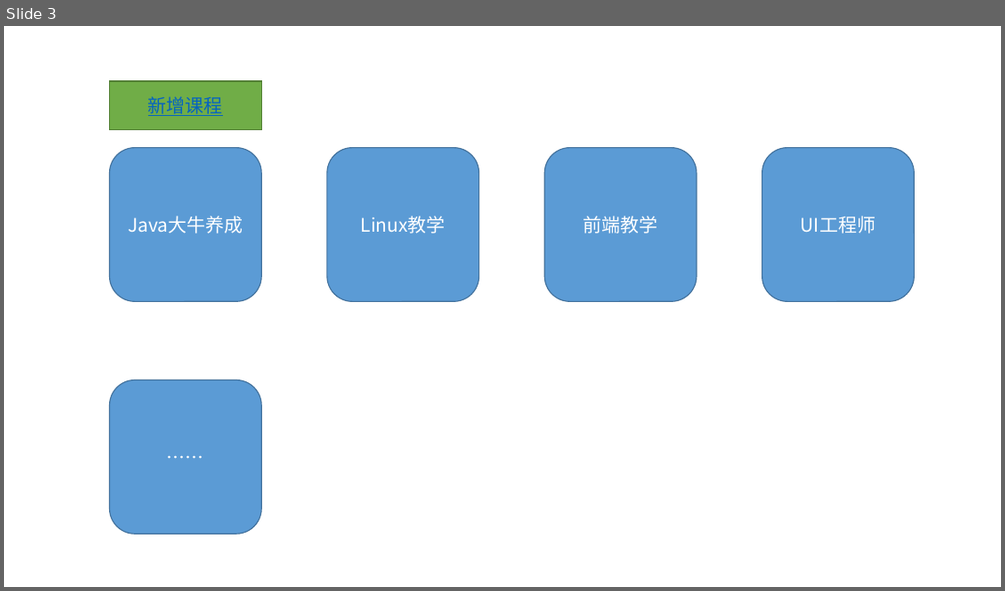
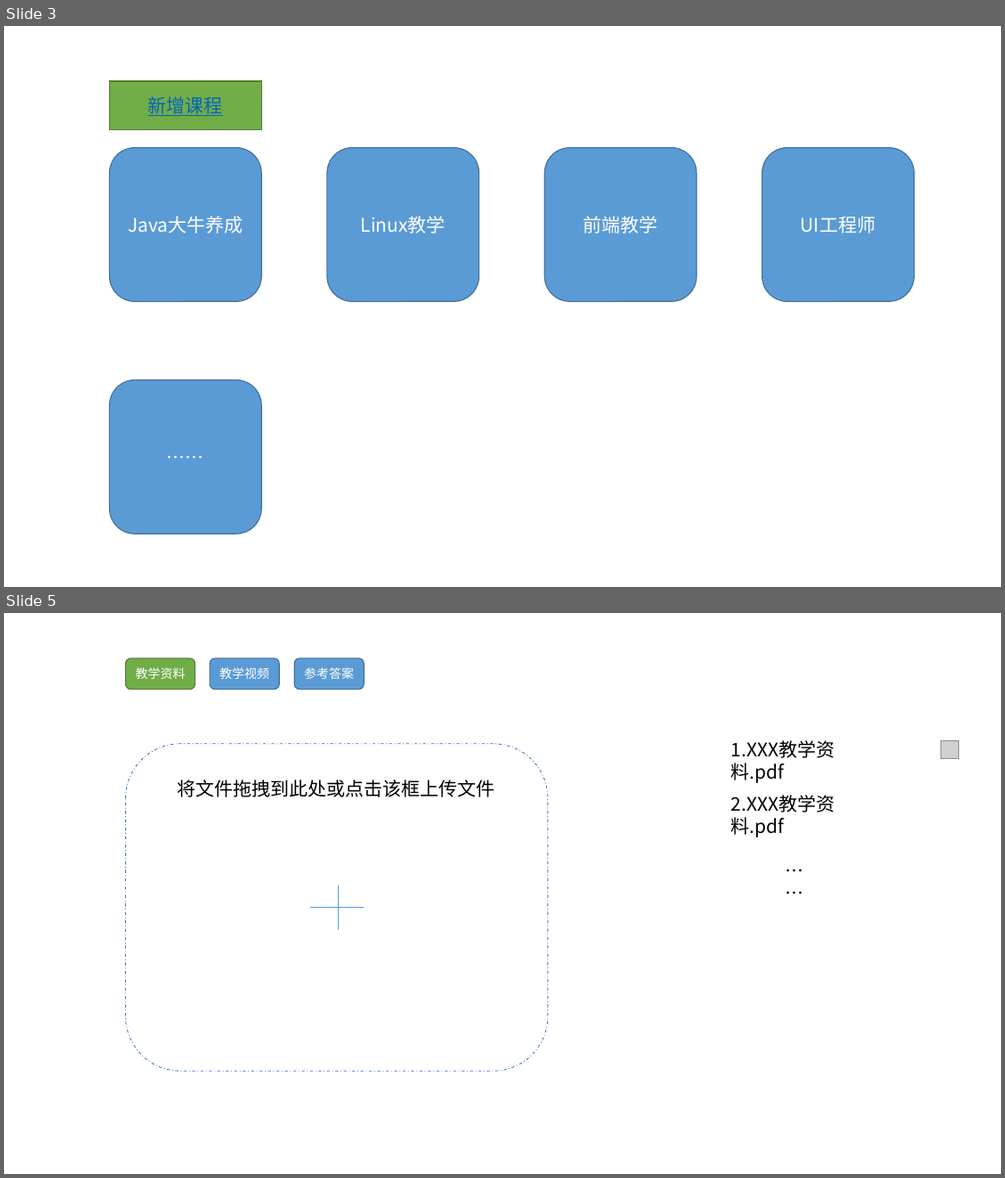
Before and after one commit to peiyanzhaodegithub/-, a slide deck: 原型.pptx. Shown one above the other, each under a label of ours: slide 3 before the commit, slides 3 and 5 after it; the slides between them are not shown. The pictures are 1005x591 and 1005x1178 pixels, drawn with LibreOffice and Linux fonts; fonts in the diff are those of the drawing; grey boxes stand for pictures; background and template pictures are left out. Boxes give left, top, right and bottom in pixels: in the first picture for what was removed or moved away, otherwise in the second. Text is boxed around its words. In the diff, an @@ line names an element or a change of style, - is before the commit and + after.

Commit message:
上传

```diff
--- a/原型.pptx
+++ b/原型.pptx
@@ slide 5 added at (4,613,1001,1174), background #FFFFFF @@
@@ rounded rectangle added at (126,658,195,690), fill #70AD47, outline #538035 1 pt, 12 pt, text #FFFFFF @@
+教学资料
@@ rounded rectangle added at (210,658,279,690), fill #5B9BD5, outline #43739E 1 pt, 12 pt, text #FFFFFF @@
+教学视频
@@ rounded rectangle added at (294,658,364,690), fill #5B9BD5, outline #43739E 1 pt, 12 pt, text #FFFFFF @@
+参考答案
@@ rounded rectangle added at (126,744,549,1070), outline #4472C4 0.75 pt dashed @@
@@ text added at (731,740,835,783), 18 pt, text #000000 @@
+1.XXX教学资料.pdf
@@ picture added at (941,741,959,759) @@
@@ text added at (178,779,495,797), 18 pt, text #000000 @@
+将文件拖拽到此处或点击该框上传文件
@@ text added at (731,795,835,837), 18 pt, text #000000 @@
+2.XXX教学资料.pdf
@@ text added at (778,855,820,885), 18 pt, text #000000 @@
+……
@@ line added from (338, 886) to (338, 929), #5B9BD5 0.5 pt @@
@@ line added from (310, 907) to (364, 907), #5B9BD5 0.5 pt @@
```
Also in this commit, not shown: 1 slide changed, 1 other slide added.
